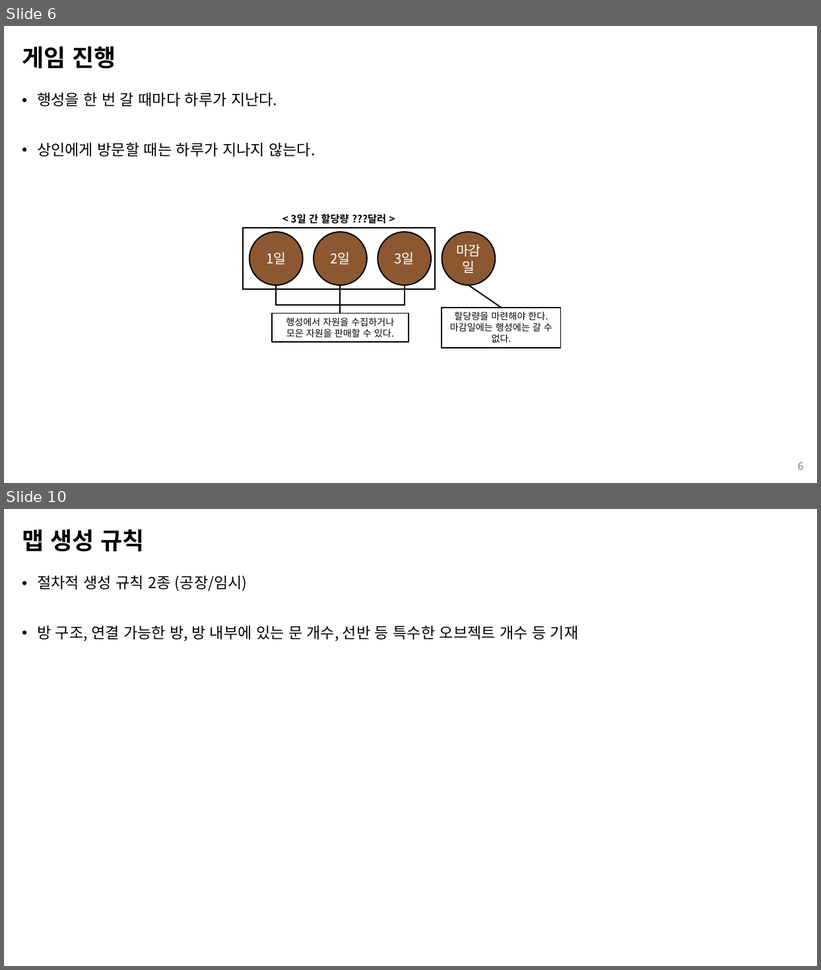
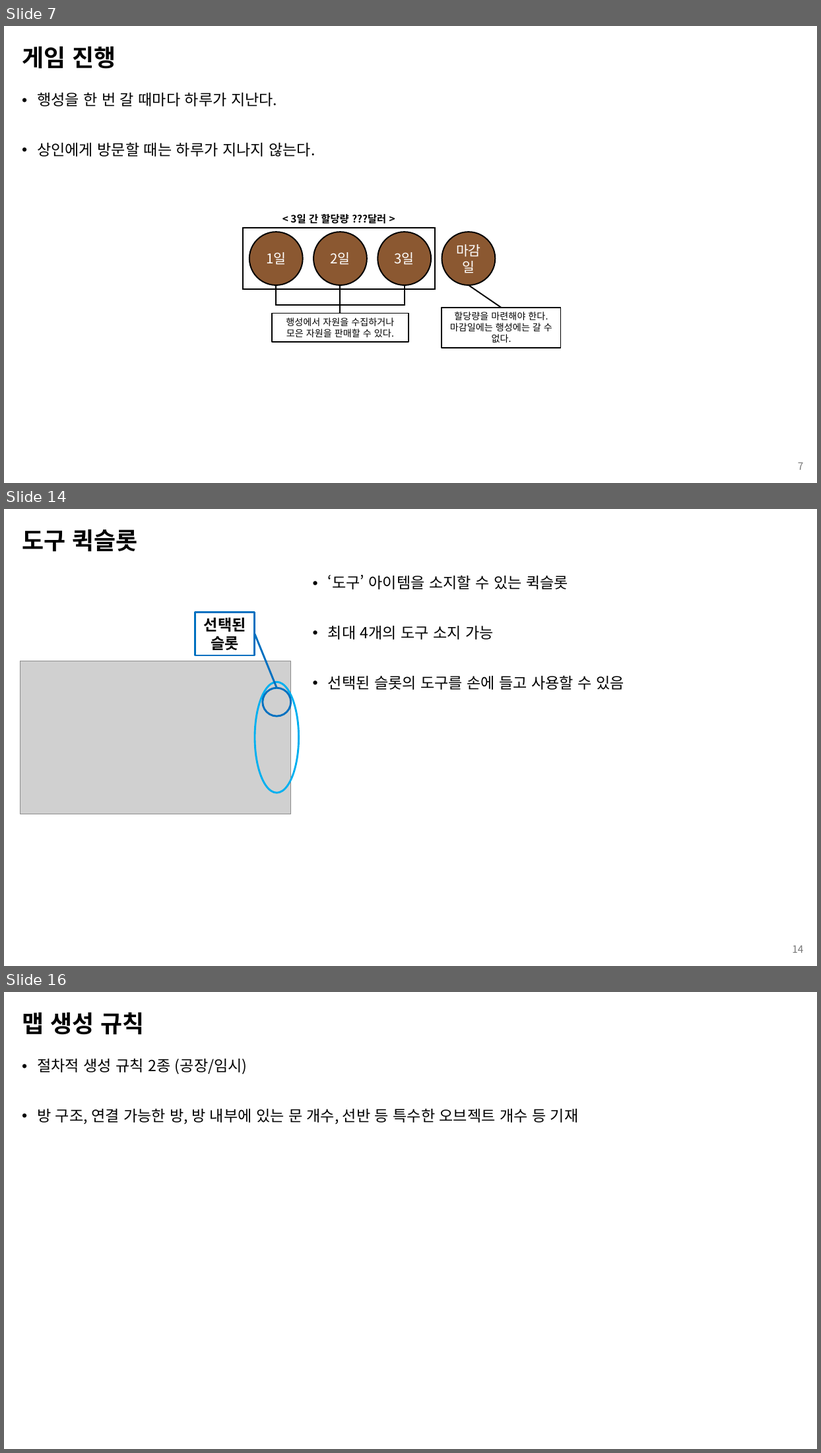
Before and after one commit to kimi5231/B1A2_project, a slide deck: 기획/SPACE ROBBER_기획서.pptx. Shown one above the other, each under a label of ours: slides 6 and 10 before the commit, slides 7, 14 and 16 after it; the slides between them are not shown. The pictures are 821x970 and 821x1453 pixels, drawn with LibreOffice and Linux fonts; fonts in the diff are those of the drawing; grey boxes stand for pictures. Boxes give left, top, right and bottom in pixels: in the first picture for what was removed or moved away, otherwise in the second. Text is boxed around its words. In the diff, an @@ line names an element or a change of style, - is before the commit and + after.

Commit message:
SPACE ROBBER_기획서 내용 추가
- 스캔 기능 추가, Control 표 수정
- 간단 UI 그림
- '인벤토리, 퀵슬롯' 추가
- ‘무게 시스템’ 추가
- **’친구 가방 열기‘ 기능 제외함**
- ‘플레이어 사망 시 컨트롤‘ 표에 추가
- ‘자원 수집‘ 추가

```diff
--- a/기획/SPACE ROBBER_기획서.pptx
+++ b/기획/SPACE ROBBER_기획서.pptx
@@ slide 14 added at bbox=[4, 509, 817, 966], background #FFFFFF @@
@@ title added at bbox=[22, 529, 137, 552], 28 pt, text #000000, bold @@
+도구 퀵슬롯
@@ text added at bbox=[328, 574, 624, 690], 18 pt, text #000000 @@
+• ‘도구’ 아이템을 소지할 수 있는 퀵슬롯
+• 최대 4개의 도구 소지 가능
+• 선택된 슬롯의 도구를 손에 들고 사용할 수 있음
@@ rectangle added at bbox=[195, 613, 255, 656], outline #0070C0 2.25 pt, 18 pt, text #000000, bold @@
+선택된
+슬롯
@@ line added from (277, 689) to (255, 634), #0070C0 2.25 pt @@
@@ picture added at bbox=[20, 661, 290, 814] @@
@@ ellipse added at bbox=[255, 682, 298, 793], outline #00B0F0 2.25 pt @@
@@ ellipse added at bbox=[263, 689, 290, 716], outline #0070C0 2.25 pt @@
@@ page number added at bbox=[792, 946, 803, 953], 12 pt, text #797979 @@
+14
@@ what was slide 6 is now slide 7 @@
@@ page number at bbox=[798, 463, 804, 470]: text changed @@
-6
+7
@@ what was slide 10 is now slide 16 @@
```
Also in this commit, not shown: 9 slides changed, 7 other slides added, 1 slide removed.
